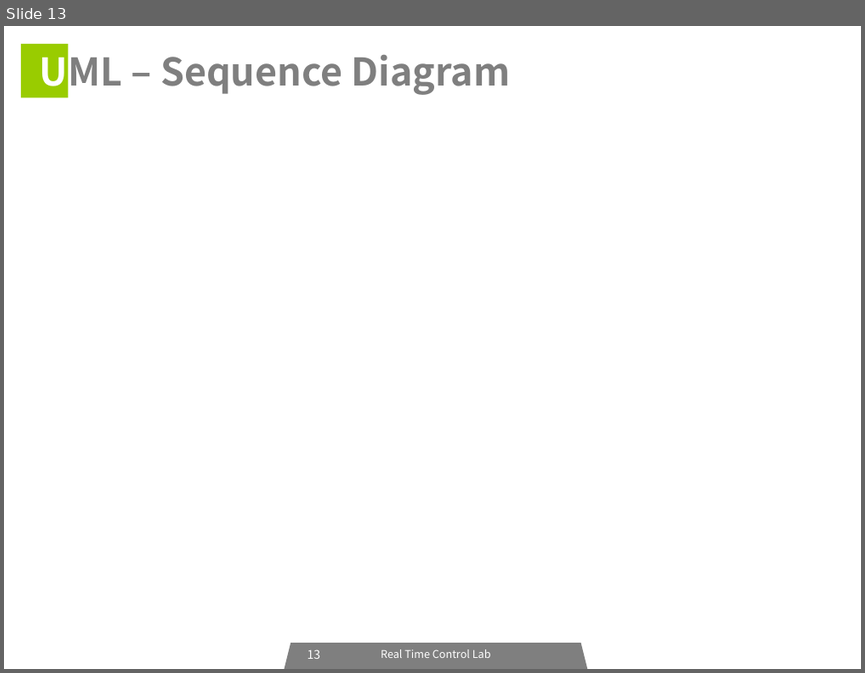
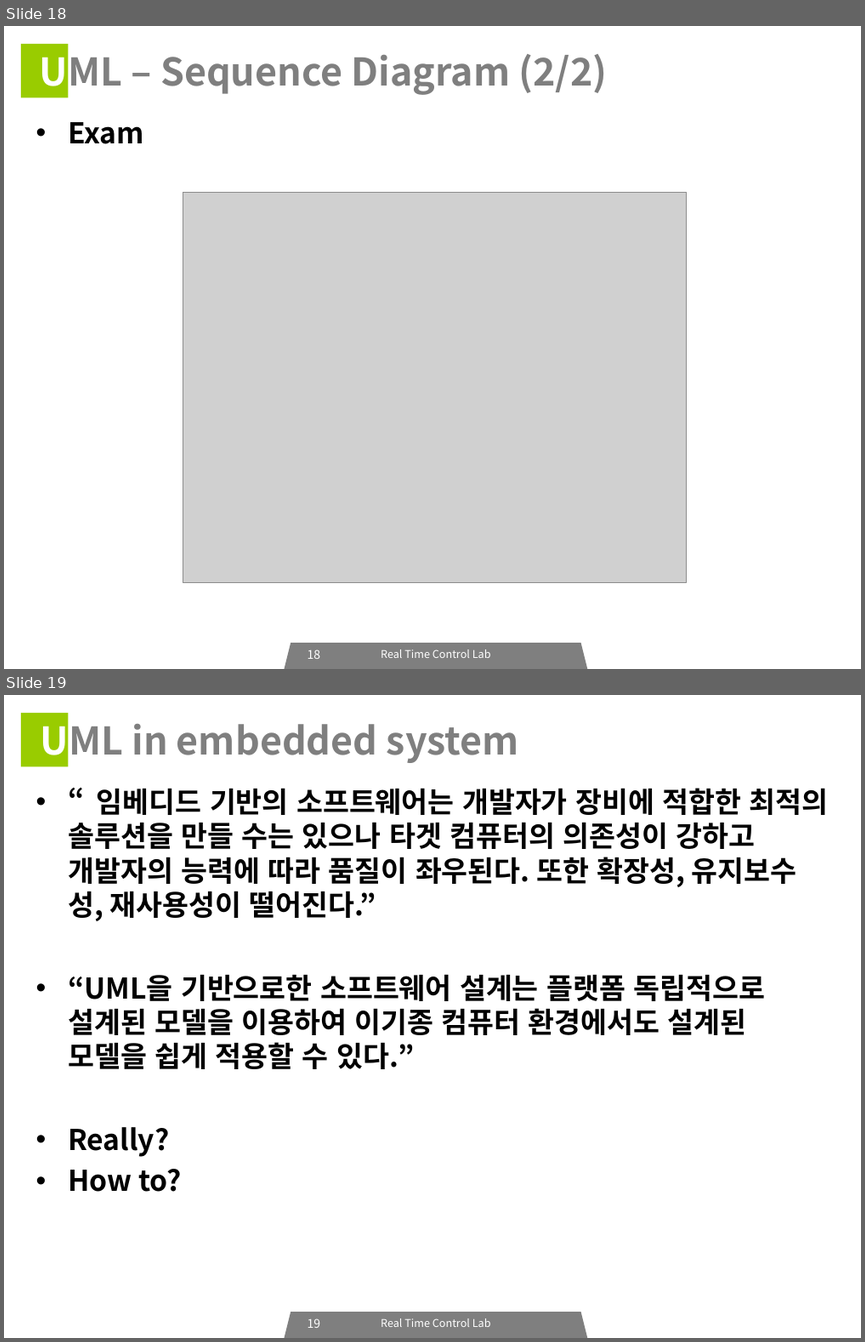
Before and after one commit to icarosss/RTCLAB, a slide deck: RTCLAB_세미나_03.ppt. Shown one above the other, each under a label of ours: slide 13 before the commit, slides 18 and 19 after it. The pictures are 865x673 and 865x1342 pixels, drawn with LibreOffice and Linux fonts; fonts in the diff are those of the drawing; grey boxes stand for pictures. Boxes give left, top, right and bottom in pixels: in the first picture for what was removed or moved away, otherwise in the second. Text is boxed around its words. In the diff, an @@ line names an element or a change of style, - is before the commit and + after.

```diff
--- a/RTCLAB_세미나_03.ppt
+++ b/RTCLAB_세미나_03.ppt
@@ slide 19 added at box(4, 695, 861, 1338), background #FFFFFF; not listed: 3 template elements that a slide beside it also shows @@
@@ title added at box(41, 716, 519, 765), 32 pt, text #7F7F7F, bold @@
+UML in embedded system
@@ text added at box(68, 788, 828, 1191), 24 pt, text #000000, bold @@
+• “임베디드 기반의 소프트웨어는 개발자가 장비에 적합한 최적의 솔루션을 만들 수는 있으나 타겟 컴퓨터의 의존성이 강하고 개발자의 능력에 따라 품질이 좌우된다. 또한 확장성, 유지보수성, 재사용성이 떨어진다.”
+• “UML을 기반으로한 소프트웨어 설계는 플랫폼 독립적으로 설계된 모델을 이용하여 이기종 컴퓨터 환경에서도 설계된 모델을 쉽게 적용할 수 있다.”
+• Really?
+• How to?
@@ page number added at box(307, 1318, 321, 1327), 10 pt, text #FFFFFF @@
+19
@@ what was slide 13 is now slide 18 @@
@@ slide 18 changed as well @@
@@ title at box(40, 47, 608, 96): text changed @@
-UML – Sequence Diagram
+UML – Sequence Diagram (2/2)
@@ text added at box(68, 122, 144, 144), 24 pt, text #000000, bold @@
+• Exam
@@ picture added at box(183, 193, 687, 582) @@
@@ page number at box(307, 649, 321, 658): text changed @@
-13
+18
```
Also in this commit, not shown: 6 other slides changed, 8 other slides added, 7 slides removed, 2 other files.
